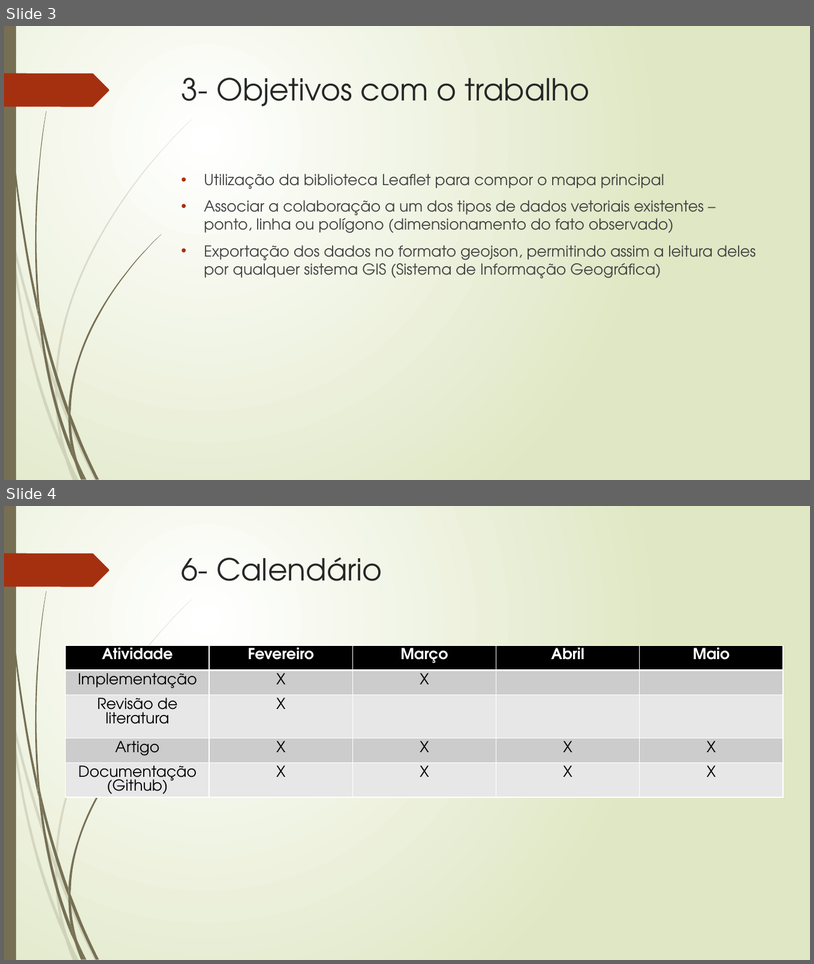
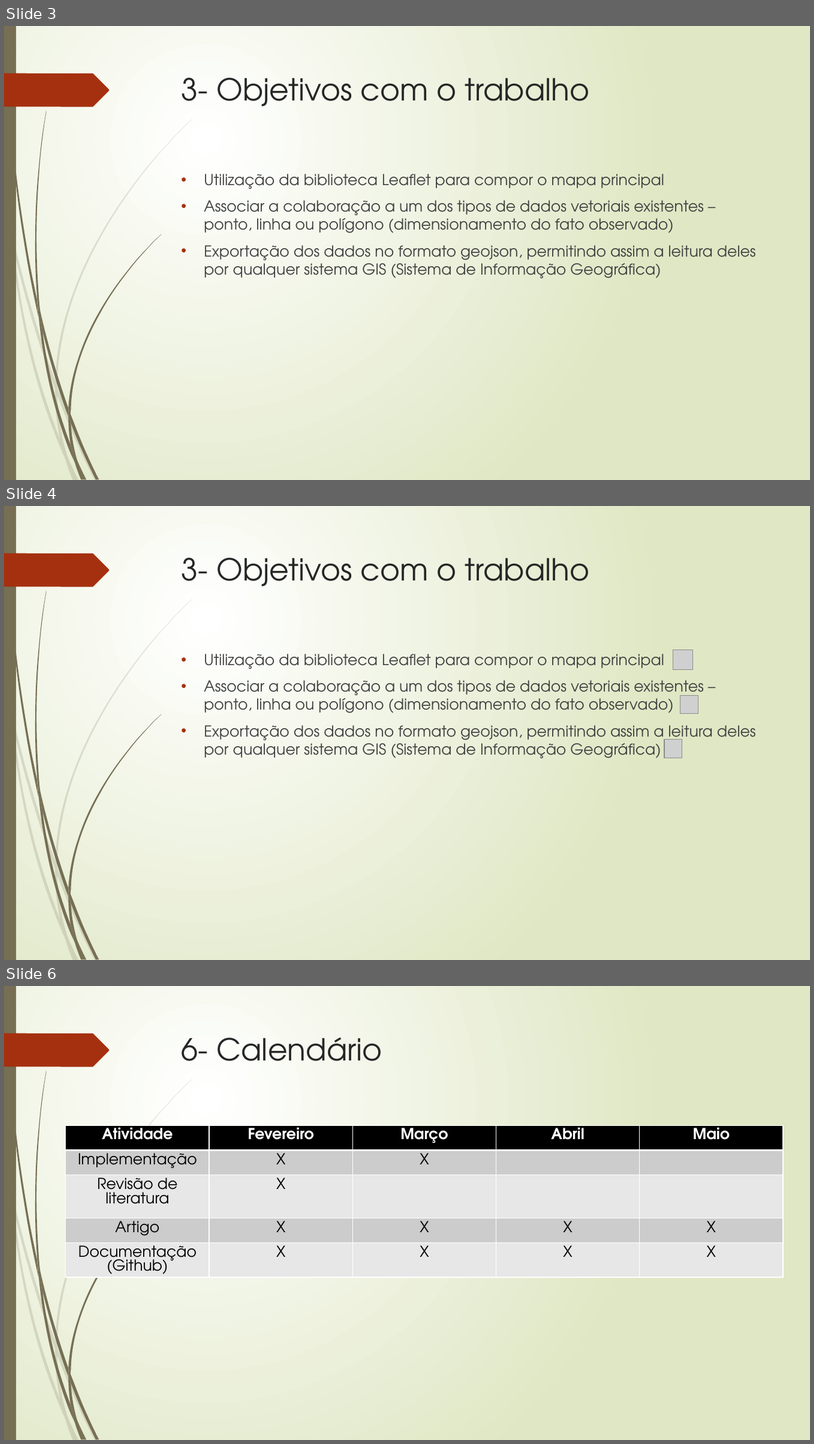
Before and after one commit to TavaresCarlos/TCC, a slide deck: apresentação-do-sistema/apresentação-02.pptx. Shown one above the other, each under a label of ours: slides 3 and 4 before the commit, slides 3, 4 and 6 after it; the slides between them are not shown. The pictures are 814x964 and 814x1444 pixels, drawn with LibreOffice and Linux fonts; fonts in the diff are those of the drawing; grey boxes stand for pictures. Boxes give left, top, right and bottom in pixels: in the first picture for what was removed or moved away, otherwise in the second. Text is boxed around its words. In the diff, an @@ line names an element or a change of style, - is before the commit and + after.

```diff
--- a/apresentação-do-sistema/apresentação-02.pptx
+++ b/apresentação-do-sistema/apresentação-02.pptx
@@ slide 4 added at bbox=[4, 506, 810, 960], background gradient #FFFFFF to #DFE8C4; not listed: 24 template elements that a slide beside it also shows @@
@@ title added at bbox=[182, 558, 590, 586], 36 pt, text #262626 @@
+3- Objetivos com o trabalho
@@ text added at bbox=[204, 654, 756, 758], 18 pt, text #404040 @@
+• Utilização da biblioteca Leaflet para compor o mapa principal
+• Associar a colaboração a um dos tipos de dados vetoriais existentes – ponto, linha ou polígono (dimensionamento do fato observado)
+• Exportação dos dados no formato geojson, permitindo assim a leitura deles por qualquer sistema GIS (Sistema de Informação Geográfica)
@@ picture added at bbox=[674, 650, 693, 670] @@
@@ picture added at bbox=[681, 696, 699, 714] @@
@@ picture added at bbox=[665, 739, 683, 757] @@
@@ what was slide 4 is now slide 6 @@
```
Also in this commit, not shown: 1 slide changed, 1 other slide added, 5 other files.
